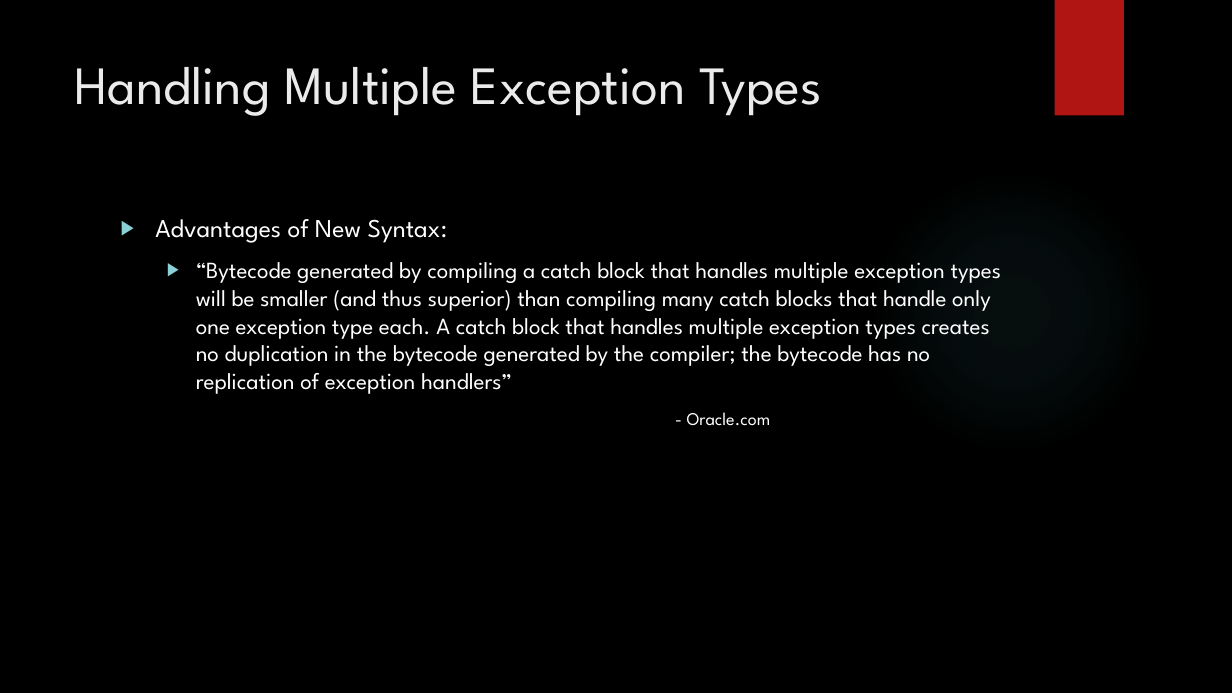
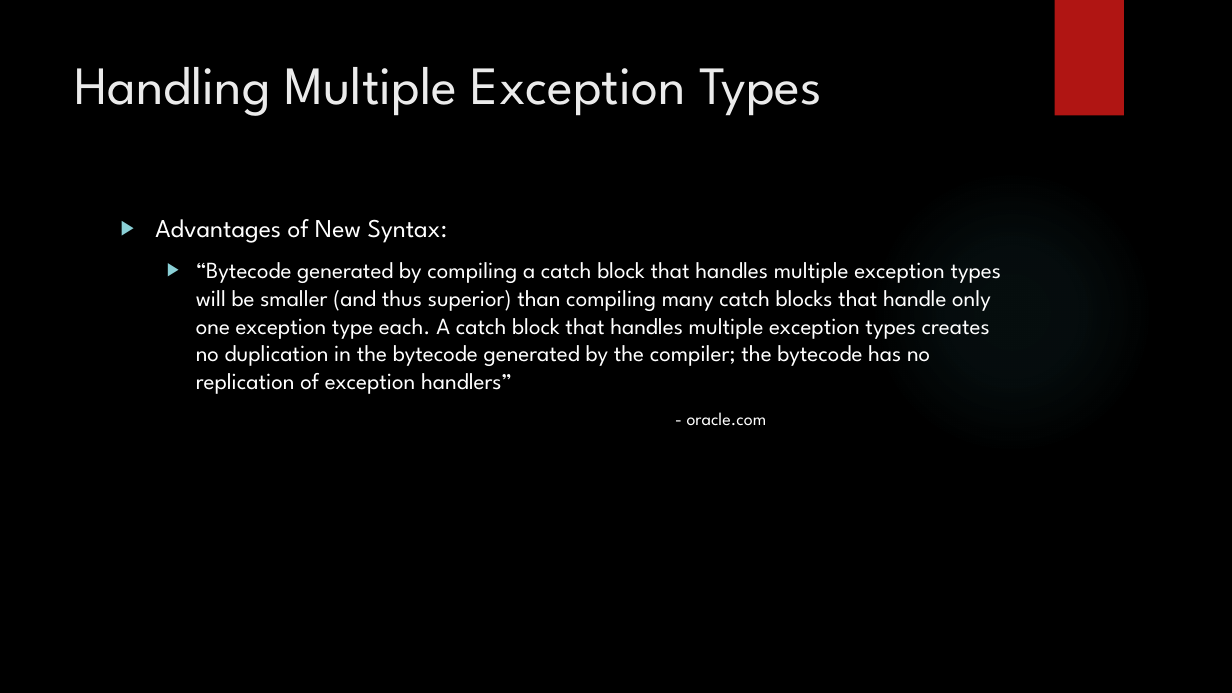
Before and after one commit to loganwrightoit/smartrm_dynamic, a slide deck: slide 12 of New Features of Java 7 and 8.pptx (slide 10 before the commit). Drawn at 1232x693 pixels with LibreOffice and Linux fonts; fonts in the diff are those of the drawing; background and template pictures are left out. Boxes give left, top, right and bottom in pixels: in the first picture for what was removed or moved away, otherwise in the second. Text is boxed around its words. In the diff, an @@ line names an element or a change of style, - is before the commit and + after.

```diff
--- a/New Features of Java 7 and 8.pptx
+++ b/New Features of Java 7 and 8.pptx
@@ text at (687,412,767,426): text changed @@
-        - Oracle.com
+        - oracle.com
```
Also in this commit, not shown: 1 other slide changed, 2 slides added.
